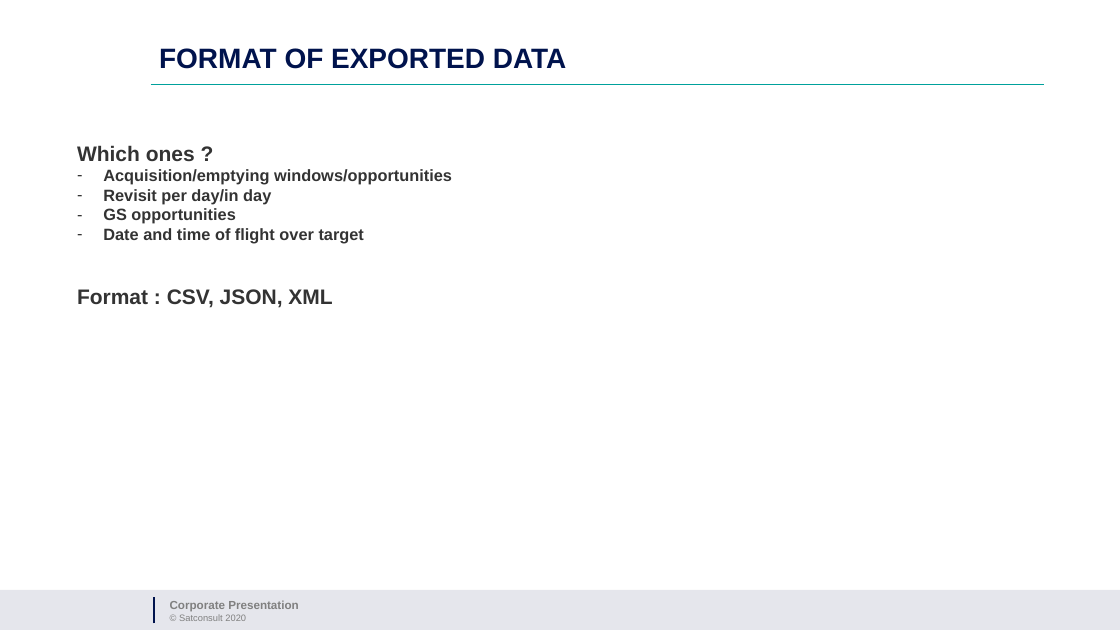
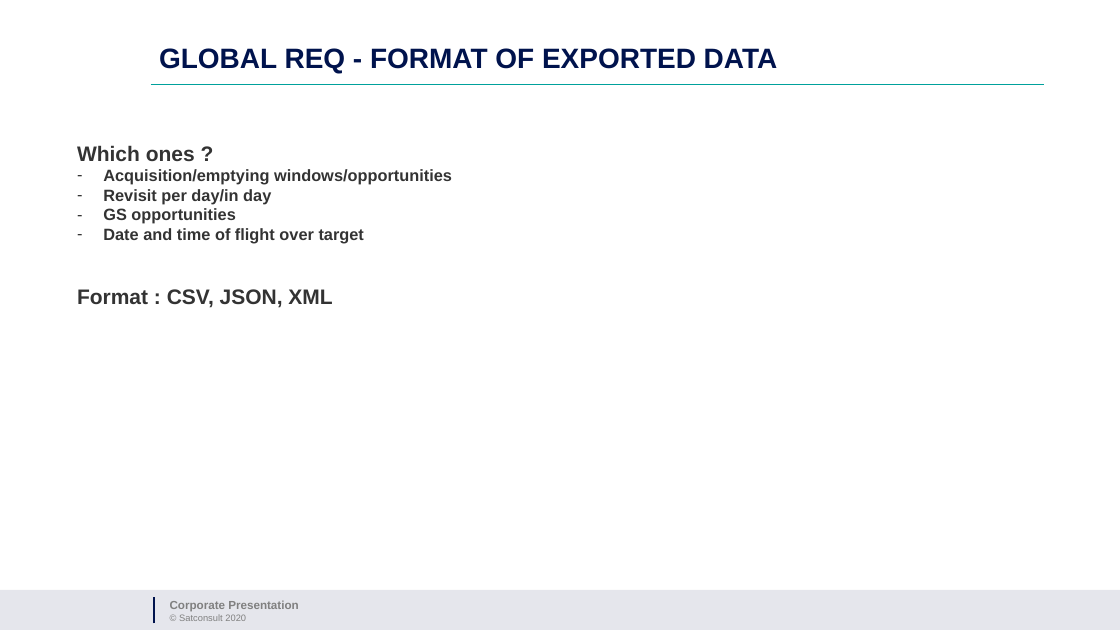
Before and after one commit to leoid3/EO_Tools, a slide deck: slide 16 of Earth Observation Tool.pptx (slide 13 before the commit). Drawn at 1120x630 pixels with LibreOffice and Linux fonts; fonts in the diff are those of the drawing; background and template pictures are left out. Boxes give left, top, right and bottom in pixels: in the first picture for what was removed or moved away, otherwise in the second. Text is boxed around its words. In the diff, an @@ line names an element or a change of style, - is before the commit and + after.

```diff
--- a/Earth Observation Tool.pptx
+++ b/Earth Observation Tool.pptx
@@ title at [159, 48, 778, 73]: text changed @@
-FORMAT OF EXPORTED DATA
+GLOBAL REQ - FORMAT OF EXPORTED DATA
```
Also in this commit, not shown: 7 other slides changed, 3 slides added, 1 slide removed, 3 other files.
